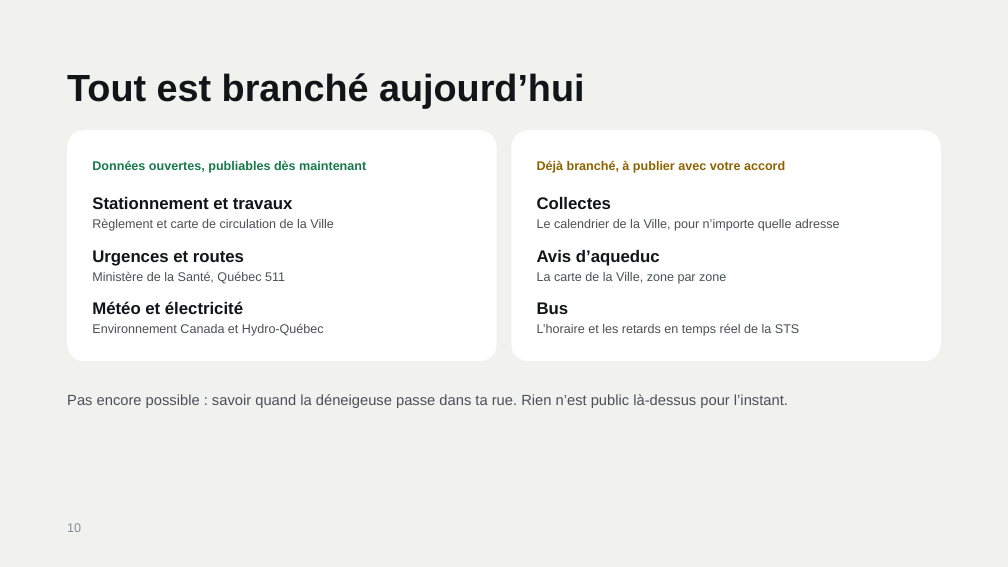
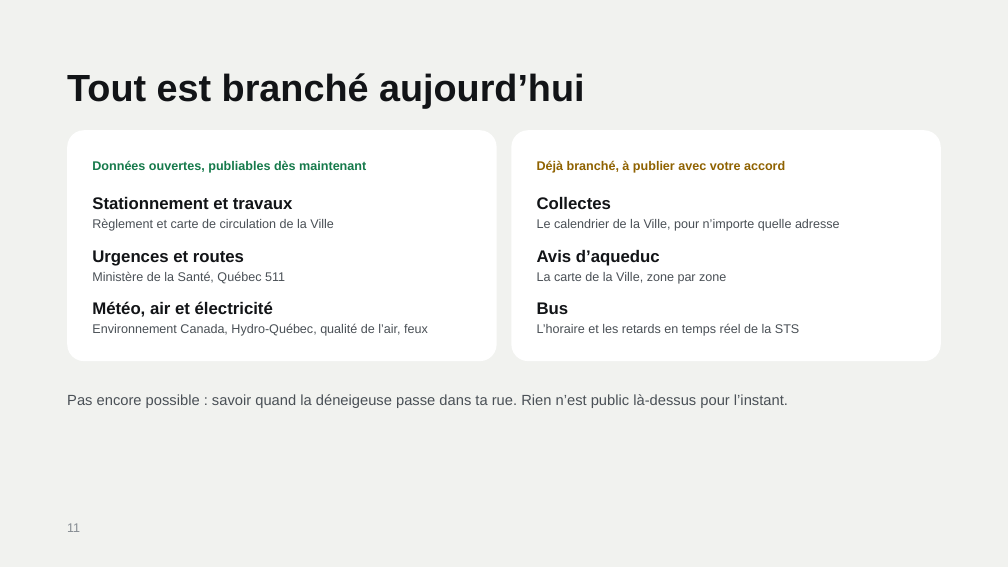
Before and after one commit to gotflo/saguenay_aujourdhui, a slide deck: slide 11 of Saguenay-Aujourdhui.pptx (slide 10 before the commit). Drawn at 1008x567 pixels with LibreOffice and Linux fonts; fonts in the diff are those of the drawing. Boxes give left, top, right and bottom in pixels: in the first picture for what was removed or moved away, otherwise in the second. Text is boxed around its words. In the diff, an @@ line names an element or a change of style, - is before the commit and + after.

Commit message:
Proches suivis, partage d'adresse, air, feux, pointes et cartes en direct
- Adresses nommées (« Chez maman », « Chalet ») : leurs avis d'eau et leurs
  pannes arrivent sous ce nom, en arrière-plan, sans les afficher.
- Partage d'une adresse par lien aujourdhui://adresse, sans compte, avec
  confirmation avant l'ajout. Le nom reste sur le téléphone qui l'a donné.
- Trois sources de plus, montrées seulement quand elles touchent l'adresse :
  qualité de l'air (ministère de l'Environnement), interdictions de feux
  (SOPFEU) et pointes d'Hydro-Québec (rappel au choix, désactivé par défaut).
- Cartes OpenStreetMap des zones d'avis d'eau et des chantiers proches, neige
  ou pluie sur la carte du haut quand il en tombe vraiment.
- Serveur : la journée d'une adresse par texto ou au téléphone (TwiML),
  et en JSON ; l'assistant répond dans la langue de la question et nomme sa
  source. Image Docker à l'heure de Saguenay.
- 337 tests (149 cœur, 40 serveur, 148 app).

```diff
--- a/Saguenay-Aujourdhui.pptx
+++ b/Saguenay-Aujourdhui.pptx
@@ text at box(92, 301, 273, 317): text changed @@
-Météo et électricité
+Météo, air et électricité
@@ text at box(92, 323, 428, 336): text changed @@
-Environnement Canada et Hydro-Québec
+Environnement Canada, Hydro-Québec, qualité de l’air, feux
@@ page number at box(67, 523, 80, 532): text changed @@
-10
+11
```
Also in this commit, not shown: 2 other slides changed, 1 slide added, 44 other files.
